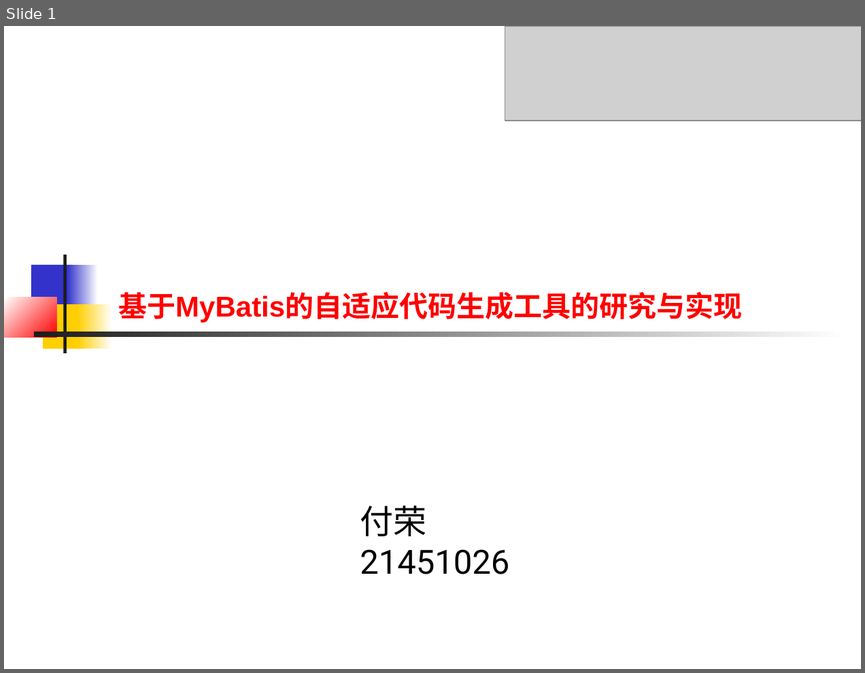
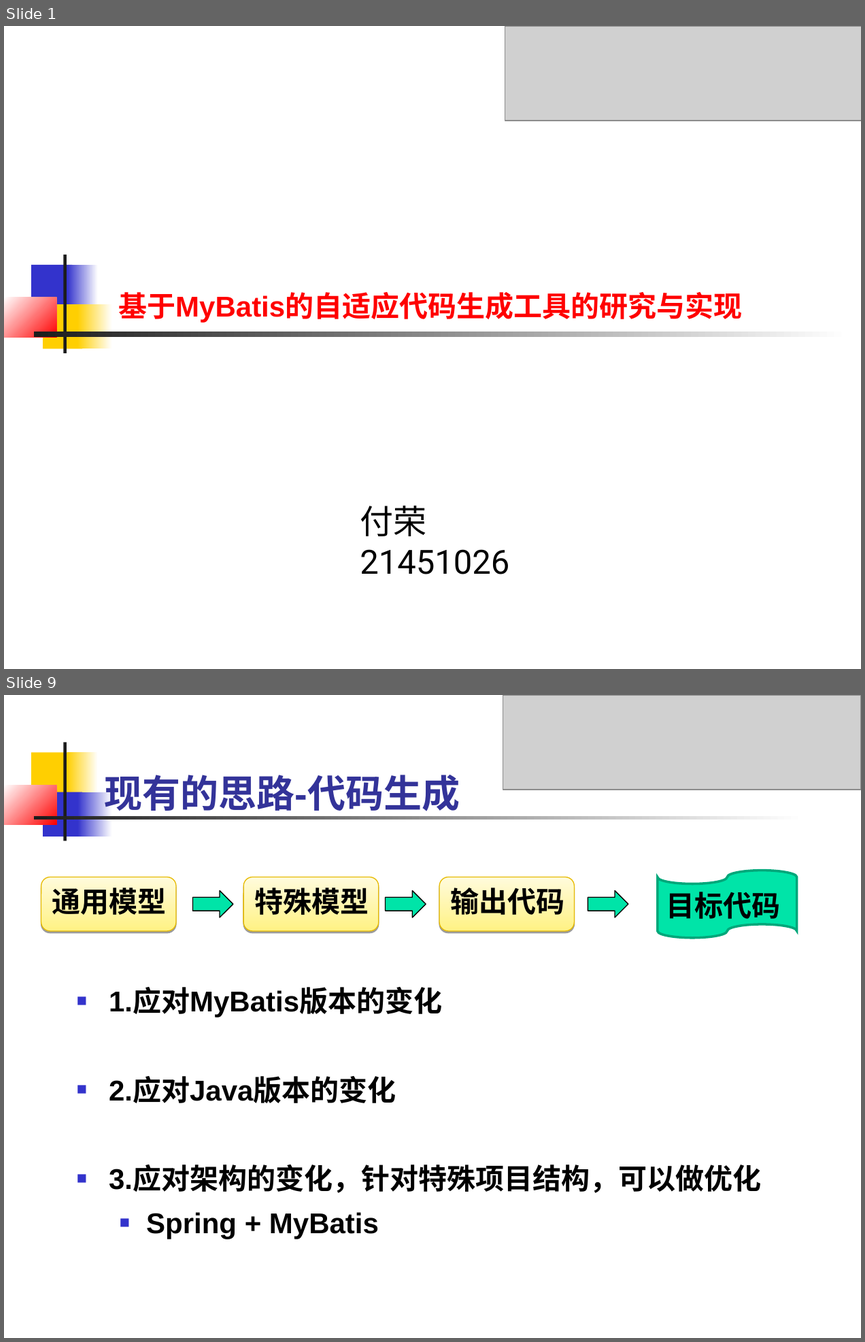
Before and after one commit to connLAN/zjuResource, a slide deck: 毕业论文/开题报告论证会-材料/开题论证会-付荣.ppt. Shown one above the other, each under a label of ours: slide 1 before the commit, slides 1 and 9 after it; the slides between them are not shown. The pictures are 865x673 and 865x1342 pixels, drawn with LibreOffice and Linux fonts; fonts in the diff are those of the drawing; grey boxes stand for pictures. Boxes give left, top, right and bottom in pixels: in the first picture for what was removed or moved away, otherwise in the second. Text is boxed around its words. In the diff, an @@ line names an element or a change of style, - is before the commit and + after.

```diff
--- a/毕业论文/开题报告论证会-材料/开题论证会-付荣.ppt
+++ b/毕业论文/开题报告论证会-材料/开题论证会-付荣.ppt
@@ slide 9 added at box(4, 695, 861, 1338), background #FFFFFF @@
@@ picture added at box(502, 695, 861, 790) @@
@@ rectangle added at box(31, 752, 73, 797), fill #FFCF01 @@
@@ rectangle added at box(63, 742, 66, 841), fill #1C1C1C @@
@@ rectangle added at box(67, 752, 99, 797), fill gradient #FFCF01 to #FFFFFF @@
@@ text added at box(104, 775, 460, 817), 32 pt, text #333399, bold @@
+现有的思路-代码生成
@@ rectangle added at box(4, 785, 56, 824), fill gradient #FFFFFF to #FF0000 @@
@@ rectangle added at box(43, 792, 82, 836), fill #3333CC @@
@@ rectangle added at box(77, 792, 112, 836), fill gradient #3333CC to #FFFFFF @@
@@ rectangle added at box(34, 817, 805, 820), fill gradient #1C1C1C to #FFFFFF @@
@@ rounded rectangle added at box(41, 877, 175, 930), fill gradient #FFF284 to #FFFBDC, outline #E7BA00 0.74 pt, 24 pt, text #000000, bold @@
+通用模型
@@ rounded rectangle added at box(244, 877, 379, 930), fill gradient #FFF284 to #FFFBDC, outline #E7BA00 0.74 pt, 24 pt, text #000000, bold @@
+特殊模型
@@ rounded rectangle added at box(439, 877, 574, 930), fill gradient #FFF284 to #FFFBDC, outline #E7BA00 0.74 pt, 24 pt, text #000000, bold @@
+输出代码
@@ flow chart punched tape added at box(657, 870, 798, 938), fill #00E4A8, outline #00A77A 2.01 pt, 24 pt, text #000000, bold @@
+目标代码
@@ right arrow added at box(192, 890, 232, 917), fill #00E4A8, outline #000000 0.74 pt @@
@@ right arrow added at box(385, 890, 426, 917), fill #00E4A8, outline #000000 0.74 pt @@
@@ right arrow added at box(587, 890, 628, 917), fill #00E4A8, outline #000000 0.74 pt @@
@@ text added at box(109, 989, 761, 1239), 24 pt, text #000000, bold @@
+■ 1.应对MyBatis版本的变化
+■ 2.应对Java版本的变化
+■ 3.应对架构的变化，针对特殊项目结构，可以做优化
+  ■ Spring + MyBatis
```
Also in this commit, not shown: 8 other slides added, 11 slides removed, 1 other file.
